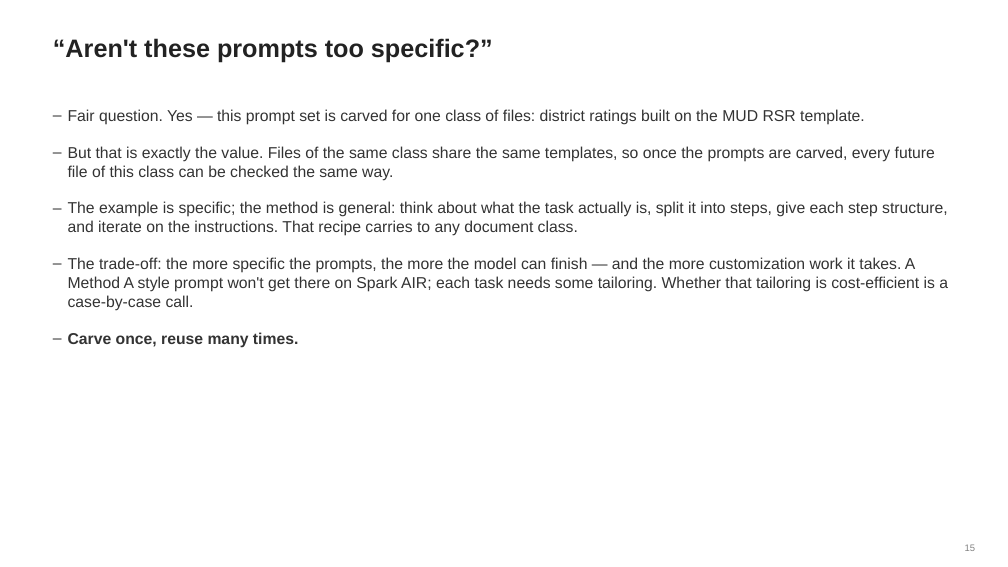
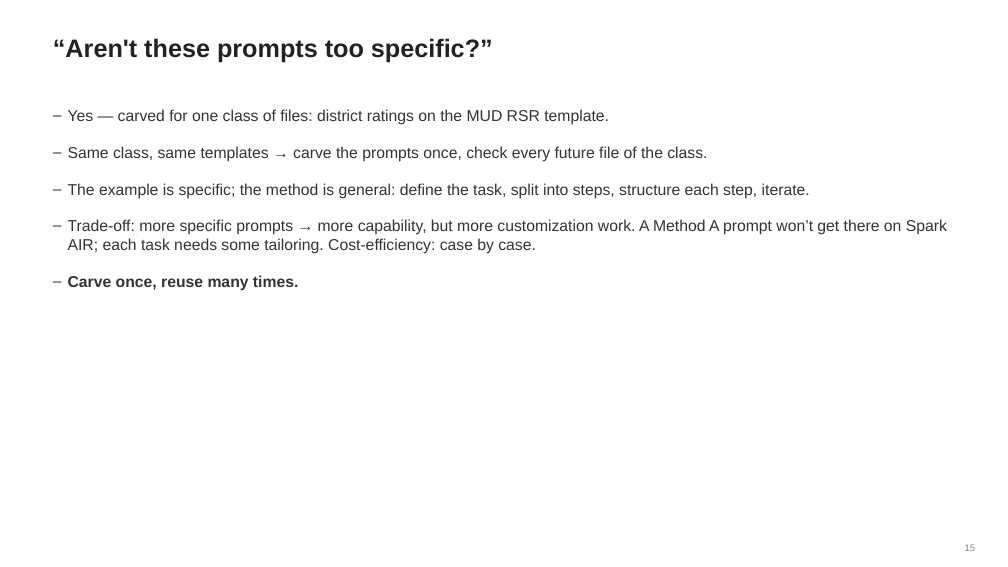
Before and after one commit to ld2955/SelfProject, a slide deck: slide 15 of AI_Summer_League_Demo_plain.pptx. Drawn at 1008x567 pixels with LibreOffice and Linux fonts; fonts in the diff are those of the drawing. Boxes give left, top, right and bottom in pixels: in the first picture for what was removed or moved away, otherwise in the second. Text is boxed around its words. In the diff, an @@ line names an element or a change of style, - is before the commit and + after.

```diff
--- a/AI_Summer_League_Demo_plain.pptx
+++ b/AI_Summer_League_Demo_plain.pptx
@@ text at bbox=[68, 109, 947, 254]: text changed @@
-– Fair question. Yes — this prompt set is carved for one class of files: district ratings built on the MUD RSR template.
-– But that is exactly the value. Files of the same class share the same templates, so once the prompts are carved, every future file of this class can be checked the same way.
-– The example is specific; the method is general: think about what the task actually is, split it into steps, give each step structure, and iterate on the instructions. That recipe carries to any document class.
-– The trade-off: the more specific the prompts, the more the model can finish — and the more customization work it takes. A Method A style prompt won't get there on Spark AIR; each task needs some tailoring. Whether that tailoring is cost-efficient is a case-by-case call.
+– Yes — carved for one class of files: district ratings on the MUD RSR template.
+– Same class, same templates → carve the prompts once, check every future file of the class.
+– The example is specific; the method is general: define the task, split into steps, structure each step, iterate.
+– Trade-off: more specific prompts → more capability, but more customization work. A Method A prompt won’t get there on Spark AIR; each task needs some tailoring. Cost-efficiency: case by case.
```
Also in this commit, not shown: 14 other slides changed.
